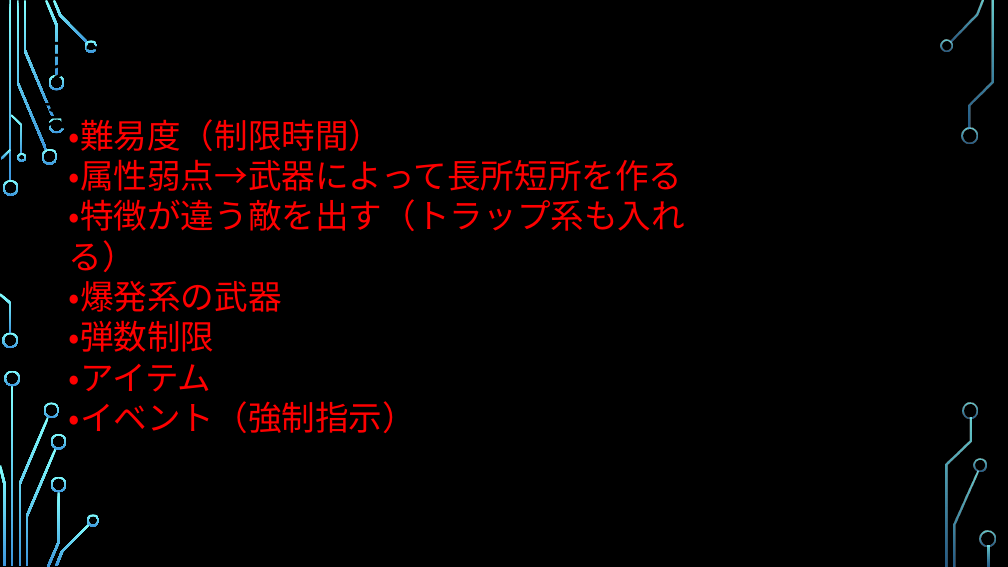
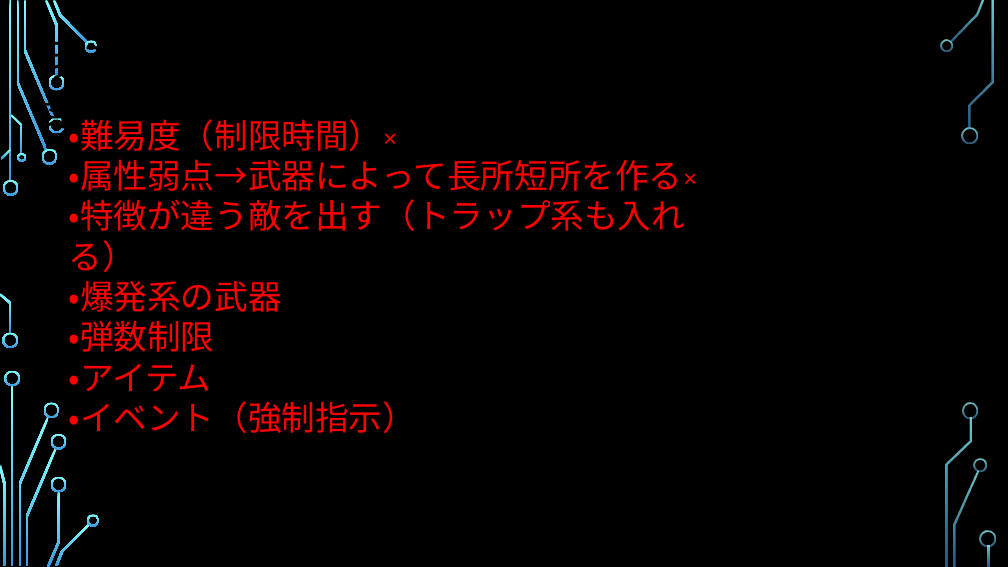
Before and after one commit to takadrarikuto/TeamSeisaku, a slide deck: slide 5 of 卒作チーム制作.pptx. Drawn at 1008x567 pixels with LibreOffice and Linux fonts; fonts in the diff are those of the drawing; background and template pictures are left out. Boxes give left, top, right and bottom in pixels: in the first picture for what was removed or moved away, otherwise in the second. Text is boxed around its words. In the diff, an @@ line names an element or a change of style, - is before the commit and + after.

```diff
--- a/卒作チーム制作.pptx
+++ b/卒作チーム制作.pptx
@@ text at <box>69,119,698,191</box>: text changed @@
-・難易度（制限時間）
-・属性弱点→武器によって長所短所を作る
+・難易度（制限時間）×
+・属性弱点→武器によって長所短所を作る×
```
Also in this commit, not shown: 1 other file.
